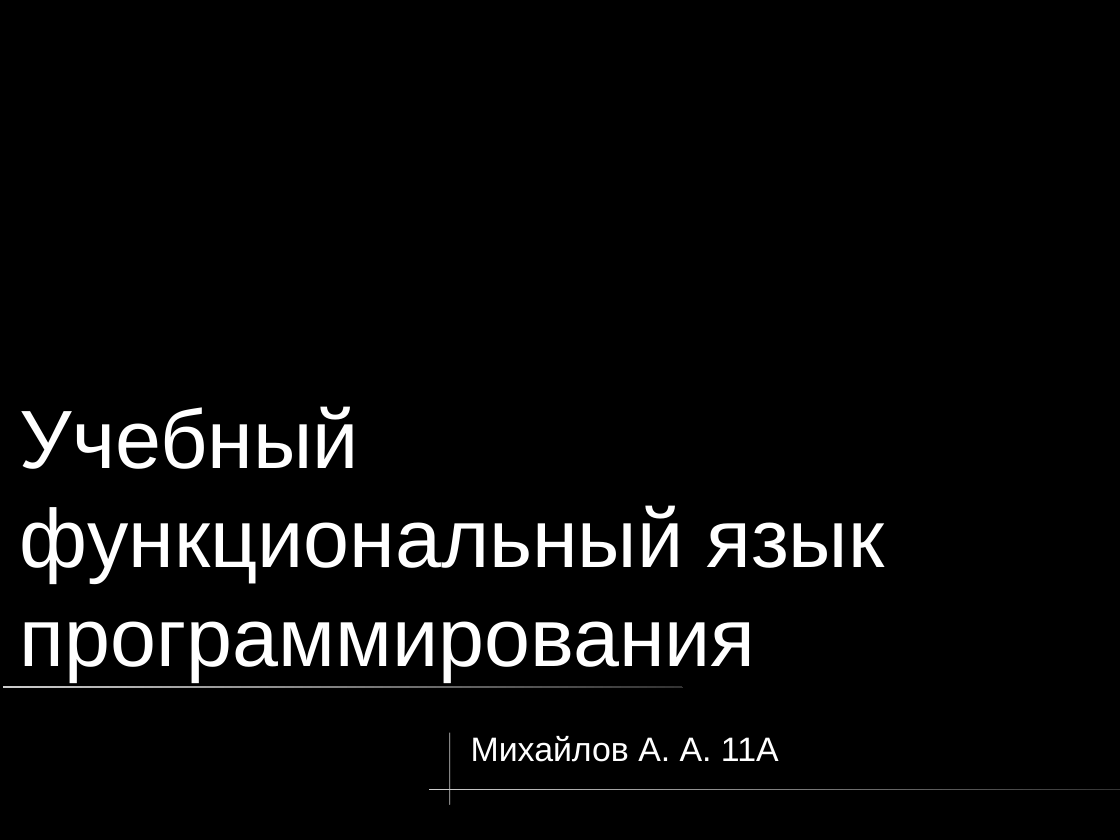
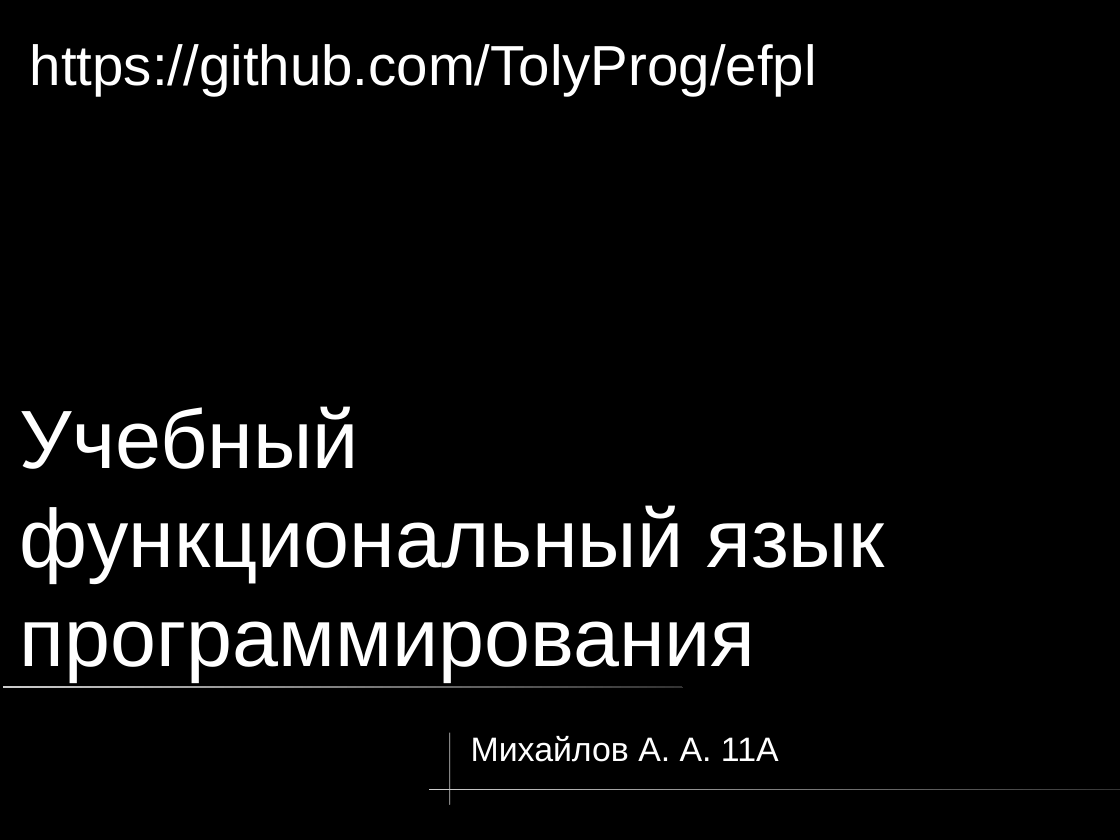
Before and after one commit to TolyProg/efpl, a slide deck: slide 1 of presentation.odp. Drawn at 1120x840 pixels with LibreOffice and Linux fonts; fonts in the diff are those of the drawing. Boxes give left, top, right and bottom in pixels: in the first picture for what was removed or moved away, otherwise in the second. Text is boxed around its words. In the diff, an @@ line names an element or a change of style, - is before the commit and + after.

Commit message:
add links to github

```diff
--- a/presentation.odp
+++ b/presentation.odp
@@ text added at (30,44,817,95), 40 pt, text #FFFFFF @@
+https://github.com/TolyProg/efpl
```
Also in this commit, not shown: 1 other slide changed.
